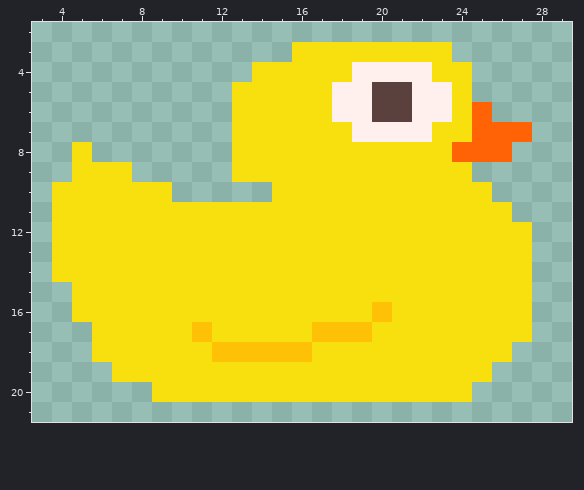
Pixel-art sprite, stored at packages/nouns-img-permutator/assets/layer-3/head-ducky.png. That is the earlier state.
The file is 32x32 pixels. Shown: x 3..29, y 2..21.
The result:
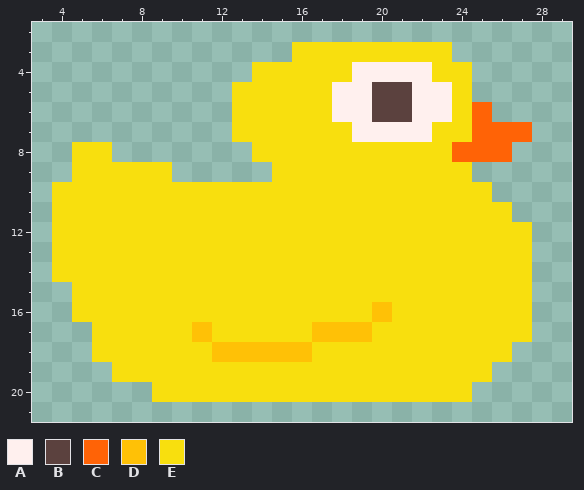
Palette (. is transparent): A #fff0ee  B #5b413e  C #ff6306  D #ffc106  E #f8df0e
Edits made:
Changed rows in their new state; - is an unchanged pixel.
first column x 6:
 8 E------.-
 9 --EE---..
10 ----EEEEE
Pixel boxes of the changes (left, top, right, bottom) in both pictures:
changed: (92, 142, 272, 202)
